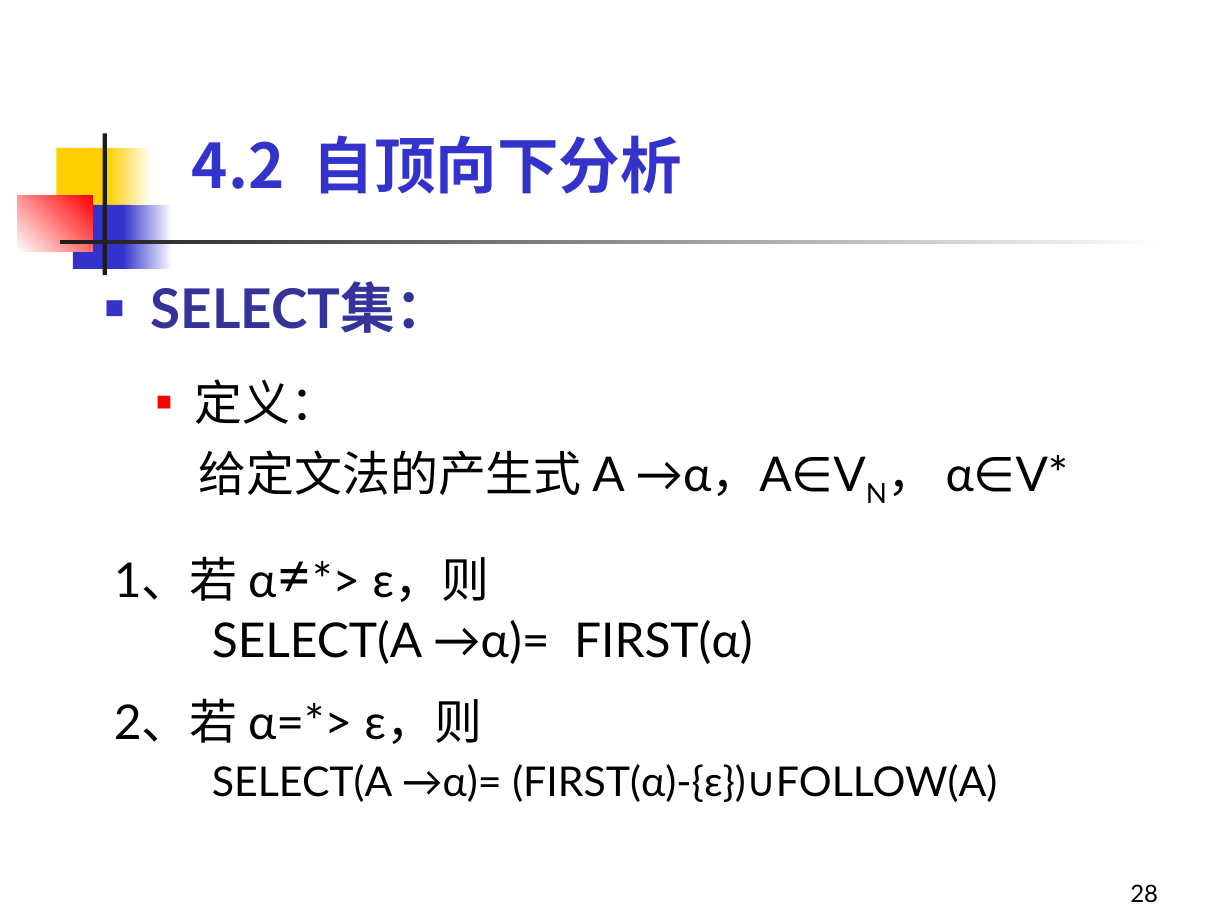
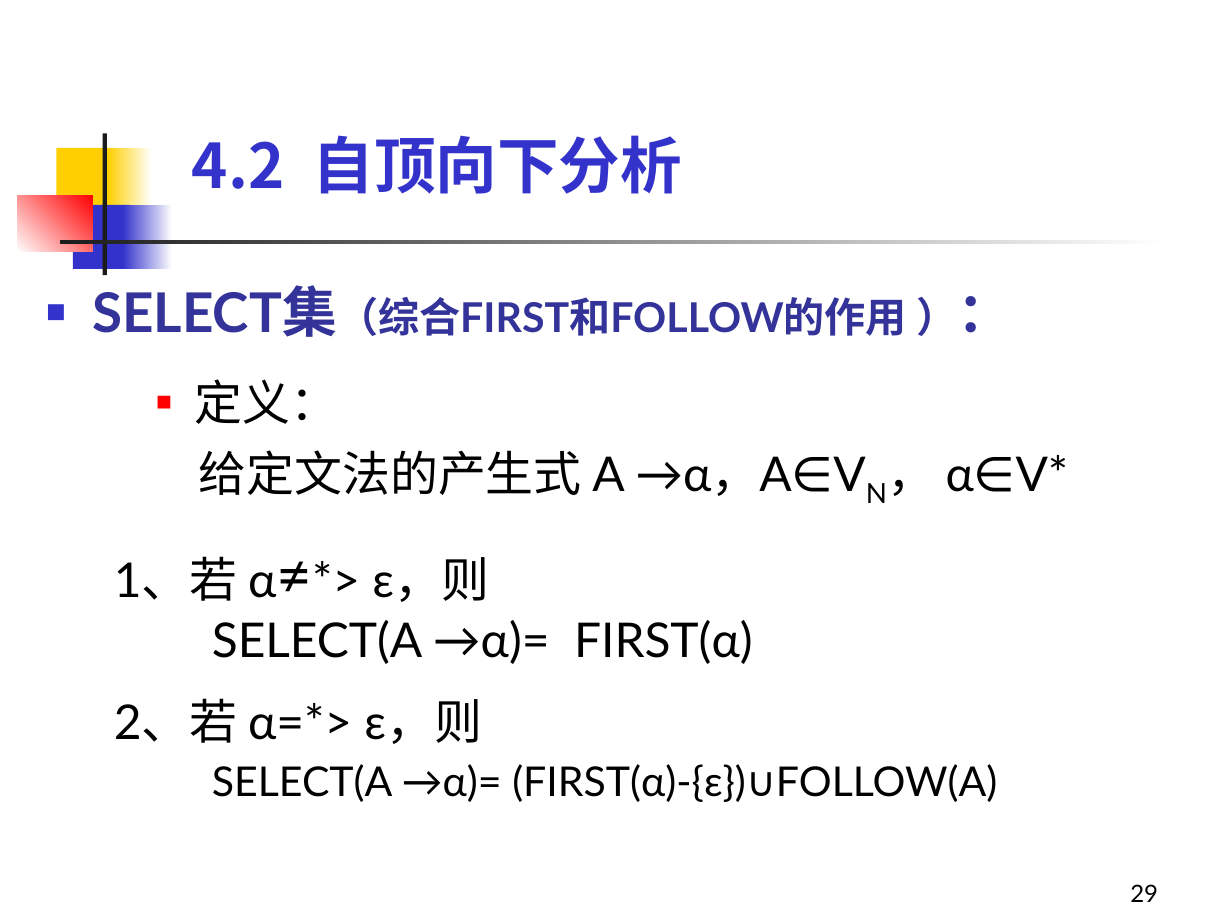
Before and after one commit to sonderlau/HzieeSurvivalGuide, a slide deck: slide 29 of Y1 Seminar II/编译原理/PPT/第4章 语法分析-1.ppt (slide 28 before the commit). Drawn at 1232x924 pixels with LibreOffice and Linux fonts; fonts in the diff are those of the drawing. Boxes give left, top, right and bottom in pixels: in the first picture for what was removed or moved away, otherwise in the second. Text is boxed around its words. In the diff, an @@ line names an element or a change of style, - is before the commit and + after.

```diff
--- a/Y1 Seminar II/编译原理/PPT/第4章 语法分析-1.ppt
+++ b/Y1 Seminar II/编译原理/PPT/第4章 语法分析-1.ppt
@@ text at [92,285,907,337]: text changed; size 32 to 24 pt @@
-■ SELECT集：
+■ SELECT集（综合FIRST和FOLLOW的作用 ）：
@@ page number at [1130,884,1158,902]: text changed @@
-28
+29
```
Also in this commit, not shown: 18 other slides changed, 16 slides added, 11 other files.
